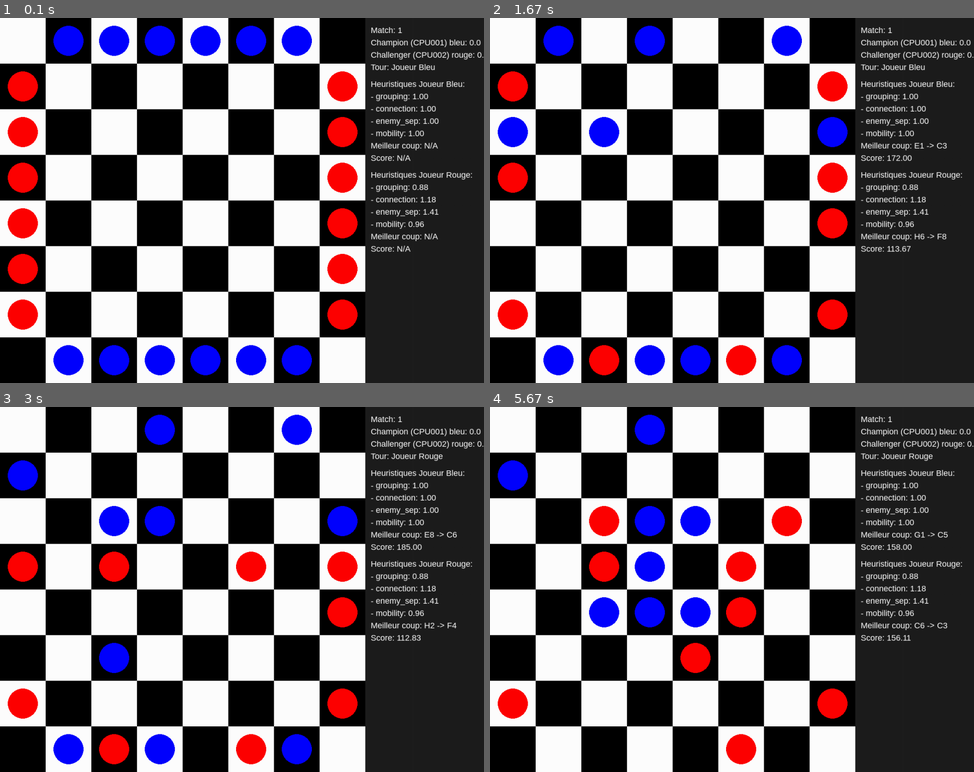
Above: before the commit, frames 1-4 (two rows, left to right).
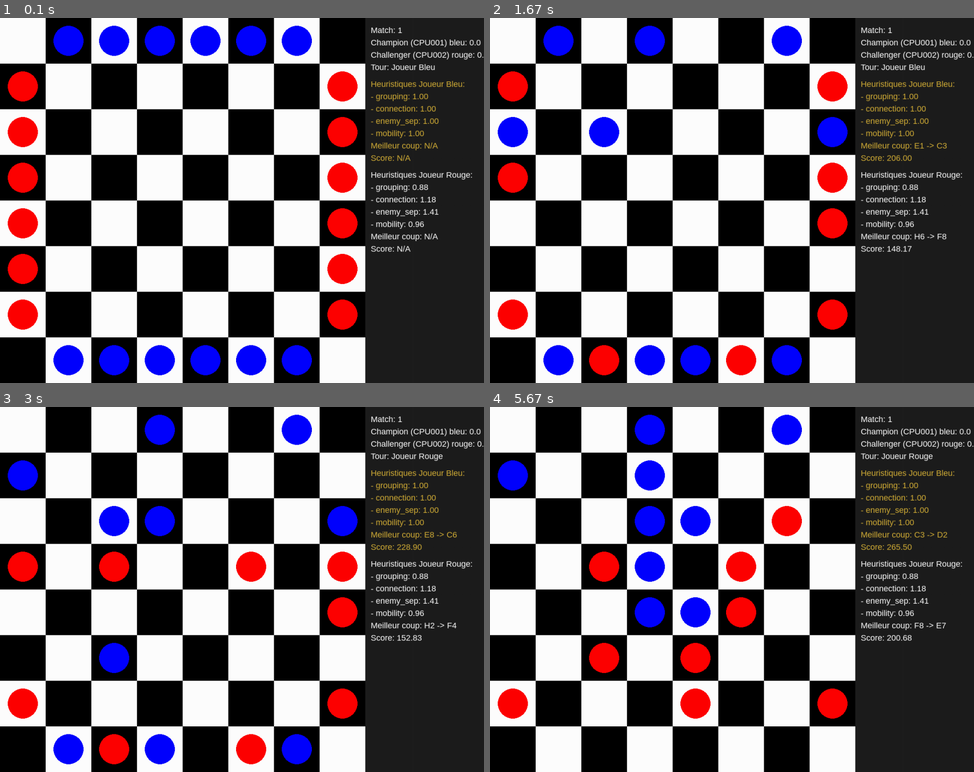
Above: after the commit, the same moments.

Repository: sidramon/LOA-ML
Game: pygame game, started from src/preview_pygame.py
The game is run twice, just before and just after one commit, with the same random seed, the same clock (stepped at 60 frames per second) and the same inputs.
Inputs:
- Up to frame 1 (0.1 s): no input
- Up to frame 2 (1.67 s): no input
- Up to frame 3 (3 s): no input
- Up to frame 4 (5.67 s): no input

The runs differ from the first frame. In frame 1, 0.8% of the frame differs, in the area x 76-96%, y 17-40%; in frame 2, 0.8%; in frame 3, 0.9%; in frame 4, 3.8%, in the area x 20-96%, y 2-98%.

Commit message:
Refine evaluation heuristics and highlight champion UI

Diff:
--- a/src/cpu.py
+++ b/src/cpu.py
@@ -12,12 +12,24 @@
 
     def evaluate(self, board: Board):
         f = board.evaluate_features(self.player)
-        return (
-            f["grouping"] * self.weights["grouping"]
-            + f["connection"] * self.weights["connection"]
-            + f["enemy_sep"] * self.weights["enemy_sep"]
-            + f["mobility"] * self.weights["mobility"]
+        mobility_weight = 0.4 * (0.1 + f["connection"] / 100.0)
+
+        base_score = (
+            0.5 * f["grouping"]
+            + 0.5 * f["connection"]
+            + 0.2 * f["enemy_sep"]
+            + mobility_weight * f["mobility"]
         )
+
+        tuned_score = base_score * self.weights.get("global", 1.0)
+        tuned_score += (
+            f["grouping"] * self.weights.get("grouping", 0)
+            + f["connection"] * self.weights.get("connection", 0)
+            + f["enemy_sep"] * self.weights.get("enemy_sep", 0)
+            + f["mobility"] * self.weights.get("mobility", 0)
+        )
+
+        return tuned_score
 
     def opponent(self):
         return 4 if self.player == 2 else 2
--- a/src/preview_pygame.py
+++ b/src/preview_pygame.py
@@ -23,6 +23,7 @@
 SIDEBAR_BG = (30, 30, 30)
 PLAYER2_COLOR = (0, 0, 255)  # Bleu (joueur 2)
 PLAYER4_COLOR = (255, 0, 0)  # Rouge (joueur 4)
+GOLD = (212, 175, 55)
 
 
 def draw_board(screen, board):
@@ -64,8 +65,8 @@
     sidebar_rect = pygame.Rect(BOARD_PIXELS, 0, SIDEBAR_WIDTH, SCREEN_HEIGHT)
     pygame.draw.rect(screen, SIDEBAR_BG, sidebar_rect)
 
-    def blit_line(text, y_offset):
-        surf = font.render(text, True, WHITE)
+    def blit_line(text, y_offset, color=WHITE):
+        surf = font.render(text, True, color)
         screen.blit(surf, (BOARD_PIXELS + 12, y_offset))
         return y_offset + surf.get_height() + 6
 
@@ -89,22 +90,24 @@
         player_label = "Joueur Bleu" if current_player == 2 else "Joueur Rouge"
         y = blit_line(f"Tour: {player_label}", y)
 
-    def render_cpu_info(cpu, y_offset):
+    def render_cpu_info(cpu, y_offset, highlight=False):
         label = "Bleu" if cpu.player == 2 else "Rouge"
-        y_cursor = blit_line(f"Heuristiques Joueur {label}:", y_offset + 10)
+        color = GOLD if highlight else WHITE
+
+        y_cursor = blit_line(f"Heuristiques Joueur {label}:", y_offset + 10, color)
         for key in ["grouping", "connection", "enemy_sep", "mobility"]:
             val = cpu.weights.get(key, 0)
-            y_cursor = blit_line(f"- {key}: {val:.2f}", y_cursor)
+            y_cursor = blit_line(f"- {key}: {val:.2f}", y_cursor, color)
 
         move_text = format_move(cpu.last_best_move)
         score_text = (
             f"{cpu.last_best_score:.2f}" if cpu.last_best_score is not None else "N/A"
         )
-        y_cursor = blit_line(f"Meilleur coup: {move_text}", y_cursor)
-        y_cursor = blit_line(f"Score: {score_text}", y_cursor)
+        y_cursor = blit_line(f"Meilleur coup: {move_text}", y_cursor, color)
+        y_cursor = blit_line(f"Score: {score_text}", y_cursor, color)
         return y_cursor
 
-    y = render_cpu_info(player2, y)
+    y = render_cpu_info(player2, y, highlight=True)
     render_cpu_info(player4, y)
 
 
